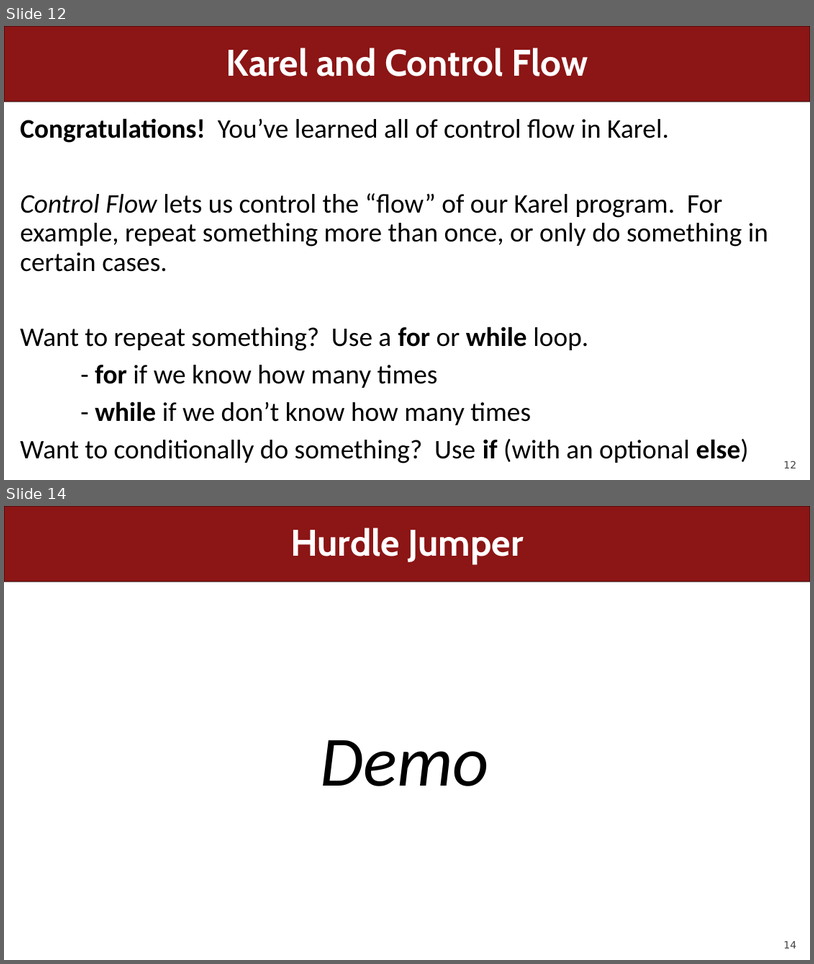
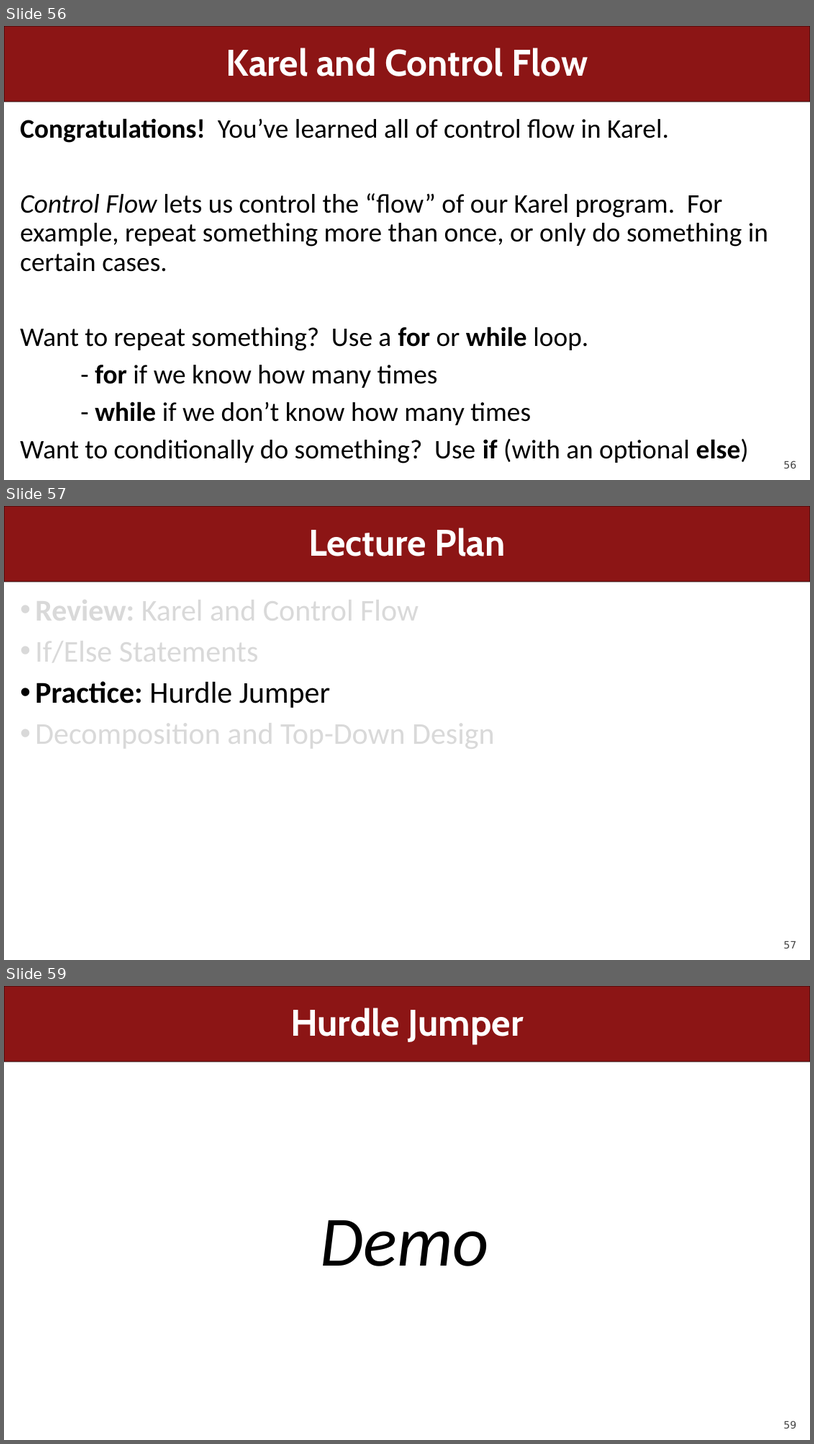
Before and after one commit to csbridge/csbridge2020, a slide deck: docs/slides/Lecture3.pptx. Shown one above the other, each under a label of ours: slides 12 and 14 before the commit, slides 56, 57 and 59 after it; the slides between them are not shown. The pictures are 814x964 and 814x1444 pixels, drawn with LibreOffice and Linux fonts; fonts in the diff are those of the drawing. Boxes give left, top, right and bottom in pixels: in the first picture for what was removed or moved away, otherwise in the second. Text is boxed around its words. In the diff, an @@ line names an element or a change of style, - is before the commit and + after.

```diff
--- a/docs/slides/Lecture3.pptx
+++ b/docs/slides/Lecture3.pptx
@@ slide 57 added at [4,506,810,960], background #FFFFFF; not listed: 2 template elements that a slide beside it also shows @@
@@ title added at [309,528,506,556], 44 pt, text #FFFFFF, bold @@
+Lecture Plan
@@ text added at [35,592,495,752], 36 pt, text #D9D9D9 @@
+• Review: Karel and Control Flow
+• If/Else Statements
+• Practice: Hurdle Jumper
+• Decomposition and Top-Down Design
@@ what was slide 12 is now slide 56 @@
@@ page number at [784,460,797,468]: text changed @@
-12
+56
@@ what was slide 14 is now slide 59 @@
@@ page number at [784,1420,797,1428]: text changed @@
-14
+59
```
Also in this commit, not shown: 3 slides changed, 49 other slides added, 2 other files.
